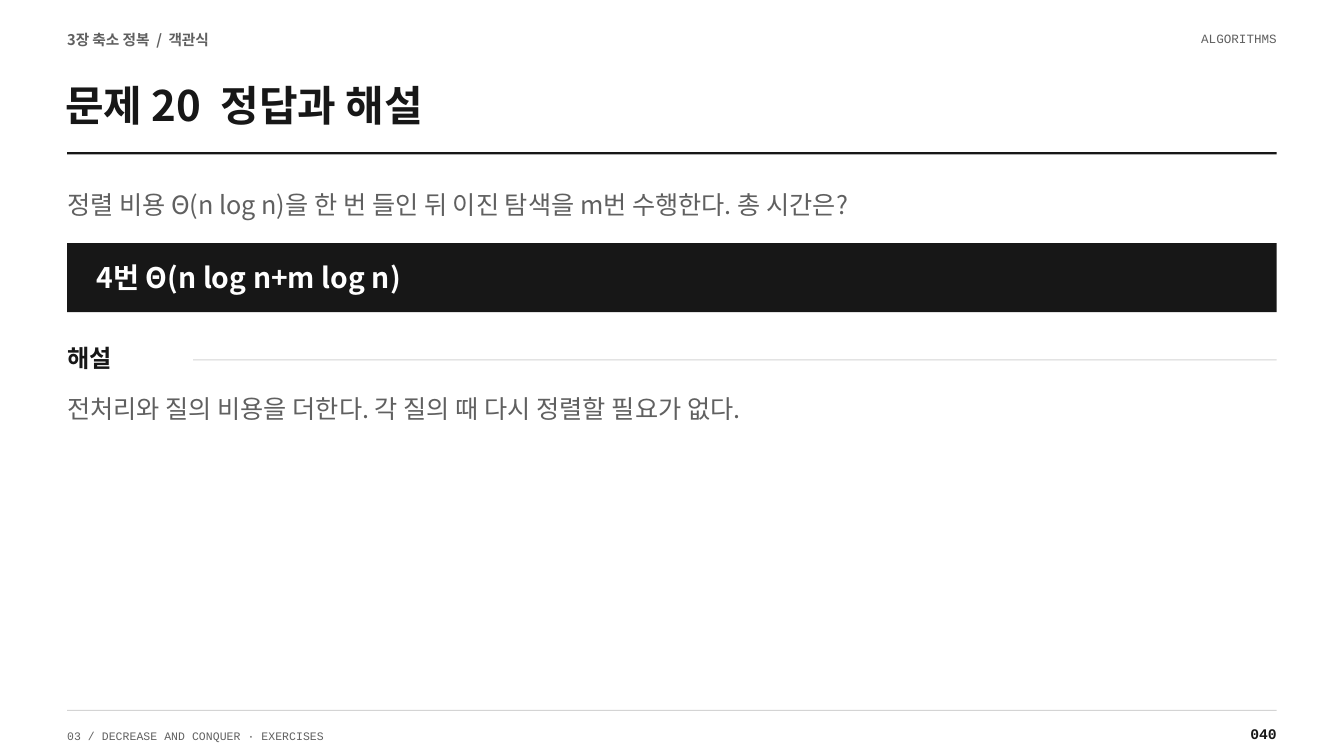
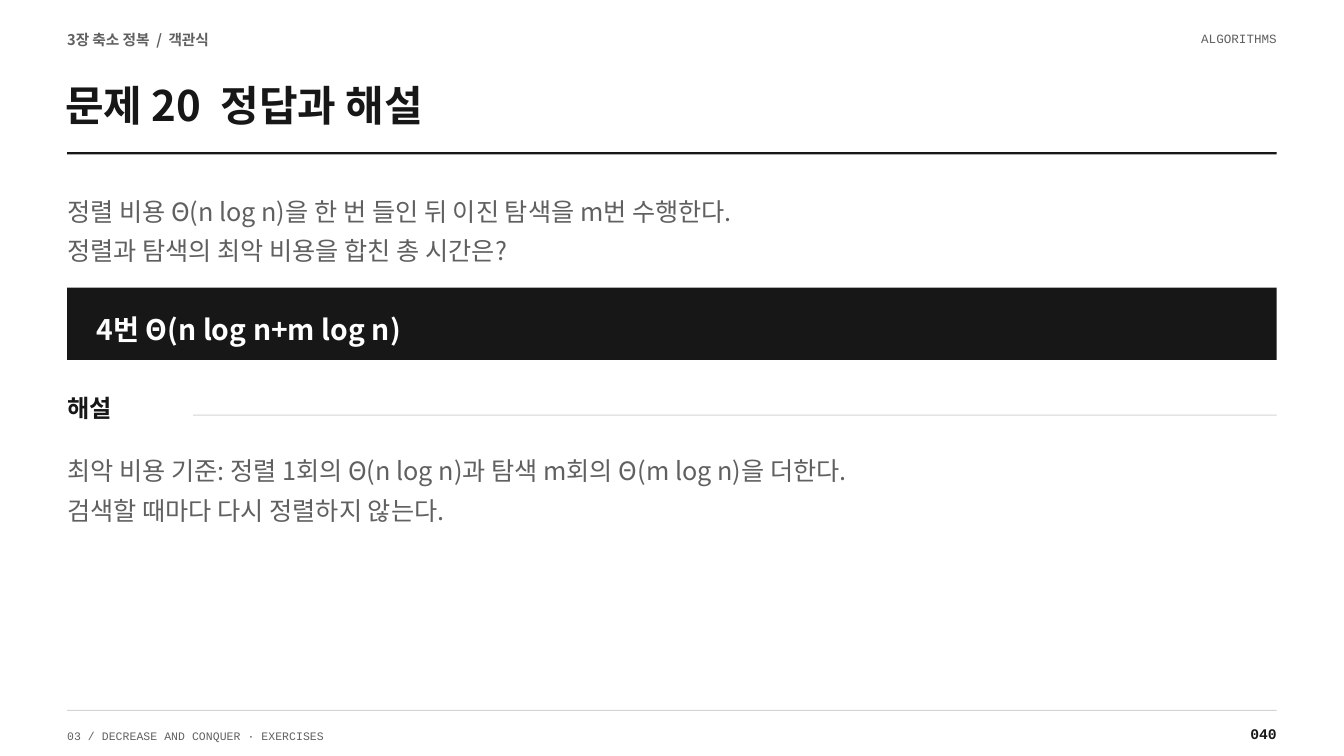
Before and after one commit to Sangdon-Park/Sangdon-Park.github.io, a slide deck: slide 40 of data/알고리즘/3장_연습문제_100문항_수업용.pptx. Drawn at 1344x756 pixels with LibreOffice and Linux fonts; fonts in the diff are those of the drawing. Boxes give left, top, right and bottom in pixels: in the first picture for what was removed or moved away, otherwise in the second. Text is boxed around its words. In the diff, an @@ line names an element or a change of style, - is before the commit and + after.

```diff
--- a/data/알고리즘/3장_연습문제_100문항_수업용.pptx
+++ b/data/알고리즘/3장_연습문제_100문항_수업용.pptx
@@ text at (67, 200, 732, 262): text changed @@
-정렬 비용 Θ(n log n)을 한 번 들인 뒤 이진 탐색을 m번 수행한다. 총 시간은?
+정렬 비용 Θ(n log n)을 한 번 들인 뒤 이진 탐색을 m번 수행한다.
+정렬과 탐색의 최악 비용을 합친 총 시간은?
@@ rectangle: place and size @@
-rectangle at (68, 243, 1277, 313)
+rectangle at (68, 287, 1277, 360)
@@ text "4번 Θ(n log n+m log ...": place and size @@
-text "4번 Θ(n log n+m log ..." at (97, 264, 401, 295)
+text "4번 Θ(n log n+m log ..." at (97, 316, 401, 347)
@@ text "4번 Θ(n log n+m log ..." at (97, 316, 401, 347): line spacing 1.08 to 1.3 @@
@@ text "해설": place and size @@
-text "해설" at (67, 346, 111, 369)
+text "해설" at (67, 396, 111, 419)
@@ rectangle: place and size @@
-rectangle at (194, 360, 1277, 361)
+rectangle at (194, 414, 1277, 415)
@@ text at (67, 459, 847, 522): text changed @@
-전처리와 질의 비용을 더한다. 각 질의 때 다시 정렬할 필요가 없다.
+최악 비용 기준: 정렬 1회의 Θ(n log n)과 탐색 m회의 Θ(m log n)을 더한다.
+검색할 때마다 다시 정렬하지 않는다.
```
Also in this commit, not shown: 45 other slides changed, 4 other files.
